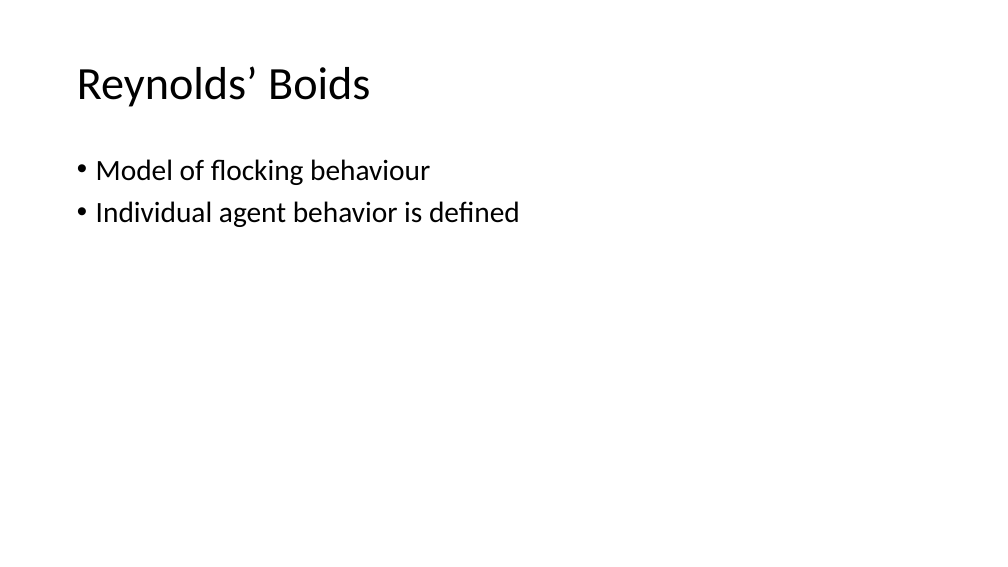
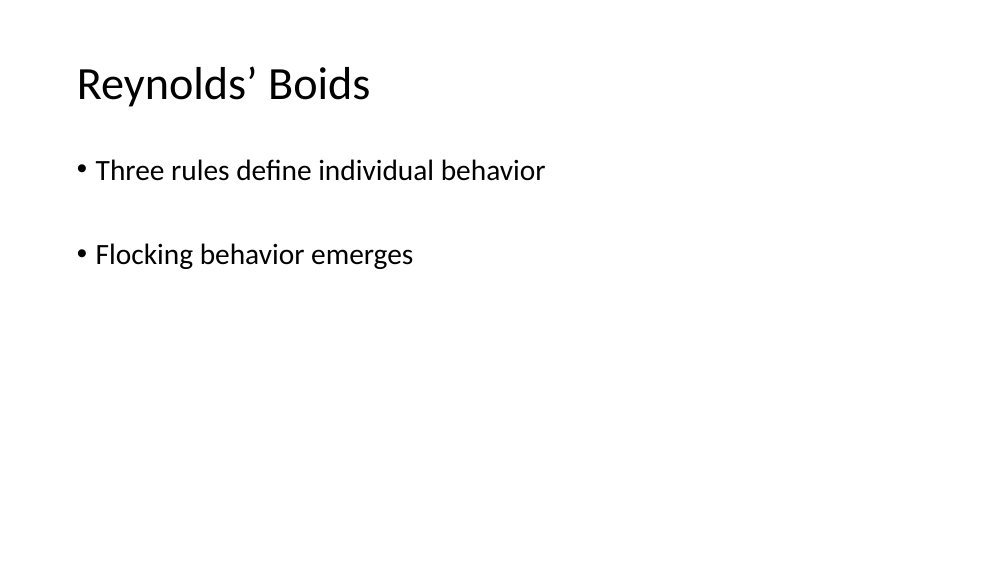
Before and after one commit to BenChurch/Fall2016, a slide deck: slide 14 of CISC879/ChapterPresentation/LectureSlidesCh8.pptx. Drawn at 1008x567 pixels with LibreOffice and Linux fonts; fonts in the diff are those of the drawing. Boxes give left, top, right and bottom in pixels: in the first picture for what was removed or moved away, otherwise in the second. Text is boxed around its words. In the diff, an @@ line names an element or a change of style, - is before the commit and + after.

```diff
--- a/CISC879/ChapterPresentation/LectureSlidesCh8.pptx
+++ b/CISC879/ChapterPresentation/LectureSlidesCh8.pptx
@@ text at (96, 159, 546, 269): text changed @@
-• Model of flocking behaviour
-• Individual agent behavior is defined
+• Three rules define individual behavior
+• Flocking behavior emerges
```
Also in this commit, not shown: 4 other slides changed, 7 slides added, 8 other files.
